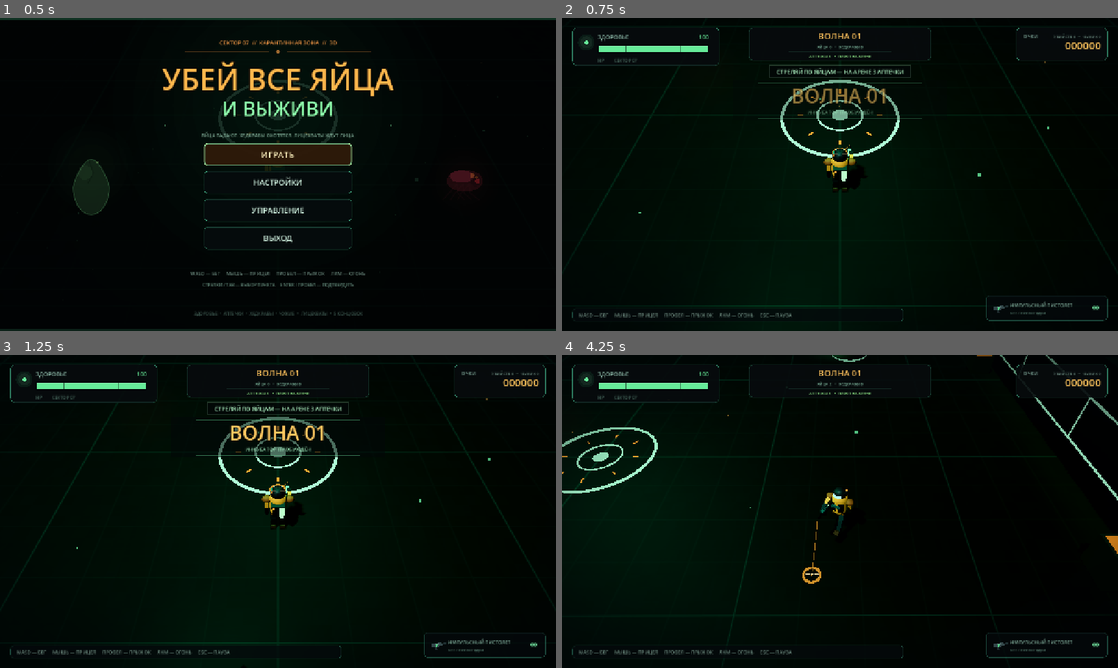
Above: before the commit, frames 1-4 (two rows, left to right).
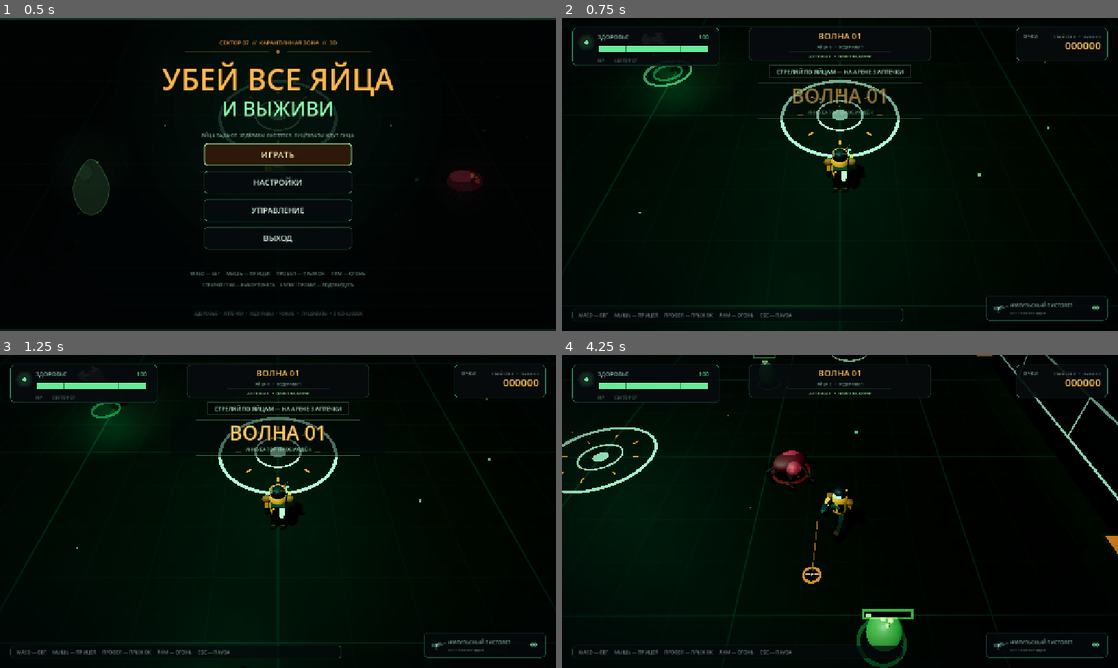
Above: after the commit, the same moments.

Repository: b0unc3r-nm/kill-all-eggs-3d
Game: Godot game, scene res://scenes/main.tscn
The game is run twice, just before and just after one commit, with the same random seed, the same clock (stepped at 60 frames per second) and the same inputs.
Inputs (mouse positions are in pixels of both pictures, inside the frame that each line leads up to):
- Up to frame 1 (0.5 s): no input
- Up to frame 2 (0.75 s): click "ИГРАТЬ" at 0.5 s
- Up to frame 3 (1.25 s): no input
- Up to frame 4 (4.25 s): move the mouse to (962, 495) at 1.27 s; hold D (move_right) 1.28-2.03 s; tap Space (jump) at 1.35, 1.52, 1.82, 2.27, 2.3, 2.57, 2.85, 3.77, 3.8, 4.07 s; click (962, 495) at 1.42 s; move the mouse to (728, 527) at 2.02 s; hold S (move_back) 2.03-2.78 s; click (728, 527) at 2.1 s; move the mouse to (895, 442) at 2.77 s; hold D (move_right) 2.78-3.53 s; move the mouse to (812, 574) at 3.52 s; hold W (move_forward) from 3.53 s (still down); click (812, 574) at 3.6 s

Frame 1 is identical in both runs. In frame 2, 0.7% of the frame differs, in the area x 14-55%, y 8-28%; in frame 3, 0.7%; in frame 4, 1.4%, in the area x 34-64%, y 0-100%.

Commit message:
Add boss headcrab that scales on every wave

Diff:
--- a/scripts/headcrab.gd
+++ b/scripts/headcrab.gd
@@ -6,6 +6,7 @@
 
 var game: Node
 var unborn := false
+var boss := false
 var body_scale := 1.0
 var hp := 3
 var max_hp := 3
@@ -39,9 +40,10 @@
 var _ground_ring_color := Color(1.0, 0.3, 0.24, 0.26)
 
 
-func setup(new_game: Node, is_unborn: bool, wave_number: int, direction: Vector3) -> void:
+func setup(new_game: Node, is_unborn: bool, wave_number: int, direction: Vector3, new_boss: bool = false) -> void:
 	game = new_game
 	unborn = is_unborn
+	boss = new_boss
 	_launch_direction = direction.normalized() if direction.length_squared() > 0.001 else Vector3.FORWARD
 	if unborn:
 		body_scale = 0.62
@@ -57,6 +59,13 @@
 		jump_force = 6.0 + minf(float(wave_number) * 0.1, 1.2)
 		contact_damage = 10 + mini(wave_number, 5)
 		score_value = 100 + wave_number * 10
+		if boss:
+			body_scale = clampf(1.15 + float(wave_number) * 0.14, 1.15, 2.2)
+			max_hp = clampi(6 + int(wave_number) * 2, 6, 20)
+			speed = 4.5 + minf(float(wave_number) * 0.25, 2.4)
+			jump_force = 8.0 + minf(float(wave_number) * 0.3, 4.0)
+			contact_damage = 14 + mini(int(wave_number) * 3, 36)
+			score_value = 150 + int(wave_number) * 25
 	hp = max_hp
 
 
@@ -146,11 +155,12 @@
 
 	var contact_reach := 0.55 * body_scale + 0.5
 	if _attack_cooldown <= 0.0 and distance < contact_reach and absf(to_player.y) < 1.3:
-		_attack_cooldown = 0.85 if unborn else 1.0
-		_attack_anim = 0.22
+		_attack_cooldown = 0.7 if boss else 1.0
+		_attack_anim = 0.3 if boss else 0.22
 		player.take_damage(contact_damage, global_position)
-		velocity.x += direction.x * 3.0
-		velocity.z += direction.z * 3.0
+		var knockback := 6.0 if boss else 3.0
+		velocity.x += direction.x * knockback
+		velocity.z += direction.z * knockback
 
 	move_and_slide()
 	_update_visuals(delta)
--- a/scripts/main.gd
+++ b/scripts/main.gd
@@ -154,6 +154,7 @@
 	pending_eggs = mini(2 + wave * 2, 24 if wave < final_wave else 28)
 	max_eggs = mini(3 + wave, 9)
 	pending_aliens = 0 if wave < 2 else mini(1 + int((wave - 2) / 2), 6)
+	spawn_headcrab(_pick_boss_position(), false, Vector3.FORWARD, true)
 	alien_spawn_timer = 5.0
 	_alien_warning_shown = false
 	spawn_timer = 0.9
@@ -251,9 +252,29 @@
 	)
 
 
-func spawn_headcrab(position: Vector3, unborn: bool, direction: Vector3 = Vector3.ZERO) -> CharacterBody3D:
+func _pick_boss_position() -> Vector3:
+	var player_position := player.global_position if is_instance_valid(player) else Vector3.ZERO
+	for attempt in 40:
+		var candidate := Vector3(
+			_rng.randf_range(-SPAWN_HALF, SPAWN_HALF),
+			randf_range(0.25, 1.5),
+			_rng.randf_range(-SPAWN_HALF, SPAWN_HALF)
+		)
+		if Vector2(candidate.x - player_position.x, candidate.z - player_position.z).length() < 12.0:
+			continue
+		var too_close := false
+		for crab in get_tree().get_nodes_in_group("headcrabs"):
+			if Vector2(candidate.x - crab.global_position.x, candidate.z - crab.global_position.z).length() < 7.0:
+				too_close = true
+				break
+		if not too_close:
+			return candidate
+	return Vector3(_rng.randf_range(-SPAWN_HALF, SPAWN_HALF), 0.6, _rng.randf_range(-SPAWN_HALF, SPAWN_HALF))
+
+
+func spawn_headcrab(position: Vector3, unborn: bool, direction: Vector3 = Vector3.ZERO, new_boss: bool = false) -> CharacterBody3D:
 	var crab := HeadcrabScript.new()
-	crab.setup(self, unborn, wave, direction)
+	crab.setup(self, unborn, wave, direction, new_boss)
 	crab.position = position
 	add_child(crab)
 	return crab
--- a/tests/test_game.gd
+++ b/tests/test_game.gd
@@ -57,6 +57,11 @@
 	main.medkit_respawn_timer = 9999.0
 	for medkit in starting_medkits:
 		medkit.queue_free()
+	await get_tree().process_frame
+	await get_tree().physics_frame
+	for group_name in ["eggs", "headcrabs", "aliens", "facehuggers"]:
+		for node in get_tree().get_nodes_in_group(group_name):
+			node.queue_free()
 	await get_tree().process_frame
 	await get_tree().physics_frame
 
@@ -437,6 +442,48 @@
 	main._update_wave(0.016)
 	_check(not main.wave_active, "wave completes after the last facehugger dies")
 
+	# Boss: heavy headcrab that scales with the wave and hits like a big headcrab.
+	main.wave = 3
+	main.wave_active = false
+	main.pending_eggs = 0
+	main.pending_aliens = 0
+	main.wave_clear_timer = 0.0
+	for group_name in ["eggs", "headcrabs", "aliens", "facehuggers"]:
+		for node in get_tree().get_nodes_in_group(group_name):
+			node.queue_free()
+	await get_tree().process_frame
+	await get_tree().physics_frame
+	var boss_wave: CharacterBody3D = main.spawn_headcrab(main.player.global_position + Vector3(8.0, 0.6, 0.0), false, Vector3.LEFT, true)
+	_check(boss_wave.boss, "boss headcrab is marked as a boss")
+	_check(boss_wave.body_scale > 1.0, "boss headcrab is bigger than a normal adult")
+	_check(boss_wave.max_hp > 7, "boss headcrab is tougher than a normal adult")
+	_check(boss_wave.contact_damage > 10, "boss headcrab deals heavy contact damage")
+	_check(boss_wave.jump_force > 6.0, "boss headcrab jumps like a heavy body")
+	main.wave = 10
+	var boss_final: CharacterBody3D = main.spawn_headcrab(main.player.global_position + Vector3(-8.0, 0.6, 0.0), false, Vector3.RIGHT, true)
+	_check(boss_final.max_hp > boss_wave.max_hp, "boss difficulty grows between waves")
+	_check(boss_final.contact_damage > boss_wave.contact_damage, "boss contact damage grows between waves")
+	boss_wave.queue_free()
+	boss_final.queue_free()
+	await get_tree().process_frame
+	await get_tree().physics_frame
+	main.wave = 4
+	main._start_wave()
+	var wave4_boss: CharacterBody3D = null
+	for crab in get_tree().get_nodes_in_group("headcrabs"):
+		if crab.boss:
+			wave4_boss = crab
+			break
+	_check(wave4_boss != null, "boss spawns on every wave")
+	if wave4_boss != null:
+		wave4_boss.queue_free()
+		await get_tree().process_frame
+		await get_tree().physics_frame
+	for crab in get_tree().get_nodes_in_group("headcrabs"):
+		crab.queue_free()
+	await get_tree().process_frame
+	await get_tree().physics_frame
+
 	# Final wave and victory endings.
 	_check(main.final_wave == 10, "the final wave is wave 10")
 	main.wave = main.final_wave
